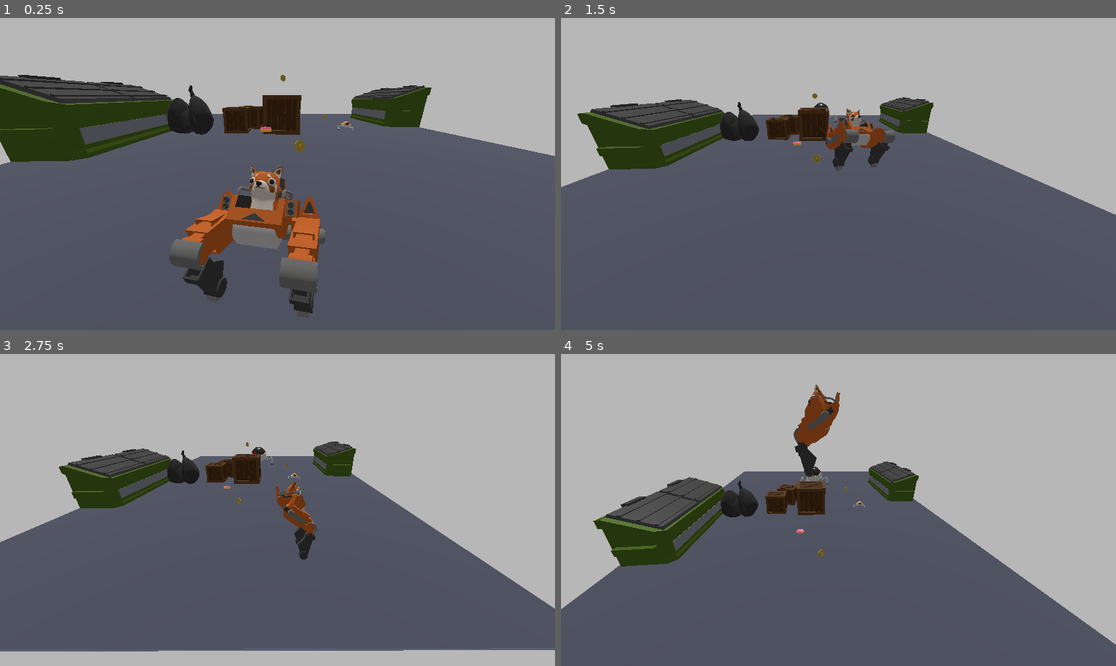
Above: before the commit, frames 1-4 (two rows, left to right).
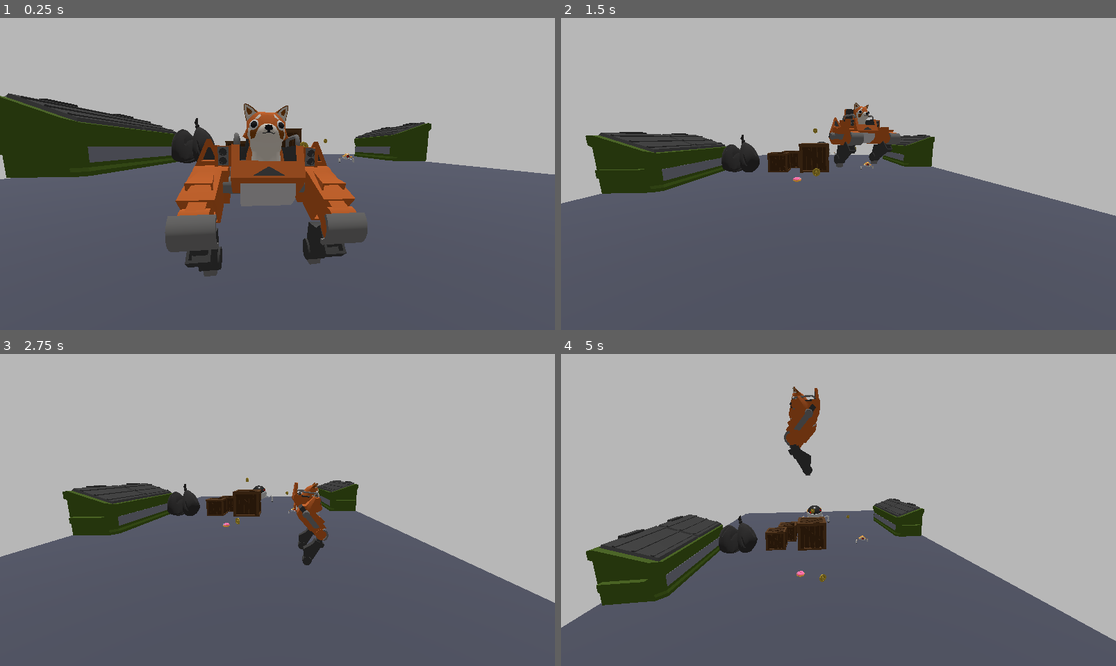
Above: after the commit, the same moments.

Repository: goldimone/Game-Project
Game: Godot game, scene res://scenes/main.tscn
The game is run twice, just before and just after one commit, with the same random seed, the same clock (stepped at 60 frames per second) and the same inputs.
Inputs:
- Up to frame 1 (0.25 s): no input
- Up to frame 2 (1.5 s): hold D (move_right) 0.53-1.28 s; tap Down (camera_down) at 0.6 s; tap Space (jump) at 0.77 s; hold S (move_back) from 1.28 s (still down); tap Left (camera_left) at 1.35 s
- Up to frame 3 (2.75 s): tap Space (jump) at 1.52 s; release S (move_back) at 2.03 s; hold D (move_right) from 2.03 s (still down); tap Right (camera_right) at 2.1 s
- Up to frame 4 (5 s): release D (move_right) at 2.78 s; hold W (move_forward) 2.78-3.53 s; tap Up (camera_up) at 2.85 s; tap Space (jump) at 3.02, 3.77, 4.52 s; hold A (move_left) from 3.53 s (still down); tap Down (camera_down) at 3.6 s; tap Left (camera_left) at 4.35 s

The runs differ from the first frame. In frame 1, 26% of the frame differs, in the area x 0-100%, y 18-97%; in frame 2, 13%; in frame 3, 18%; in frame 4, 16%.

Commit message:
Add files via upload

Diff:
--- a/3d-platformer/scenes/main.tscn
+++ b/3d-platformer/scenes/main.tscn
@@ -17,57 +17,57 @@
 ambient_light_color = Color(0.497827, 0.272715, 0.455016, 1)
 
 [node name="Main" type="Node3D"]
-transform = Transform3D(1, 0, 0, 0, 0.974425, 0.224713, 0, -0.224713, 0.974425, 0, 0, 0)
 
 [node name="WorldEnvironment" type="WorldEnvironment" parent="."]
 environment = SubResource("Environment_djdn4")
 
 [node name="View" type="Node3D" parent="." node_paths=PackedStringArray("target")]
+transform = Transform3D(1, 0, 0, 0, 1, 0, 0, 0, 1, -0.557176, 0.350424, 0)
 script = ExtResource("1_l2m58")
 target = NodePath("../Player")
 
 [node name="Camera3D" type="Camera3D" parent="View"]
-transform = Transform3D(41.7413, 1.86019e-08, -1.39074e-07, -7.76468e-07, 1, 2.5332e-07, 5.80518e-06, -2.5332e-07, 0.999994, -2, -2.08573, 35.9782)
+transform = Transform3D(1, 1.86019e-08, -1.39075e-07, -1.86019e-08, 1, 2.5332e-07, 1.39075e-07, -2.5332e-07, 1, -2, 4.54359, 34.2801)
 
 [node name="Player" parent="." node_paths=PackedStringArray("view") instance=ExtResource("1_3ofs5")]
-transform = Transform3D(-0.999829, -0.002485, -0.01832, -0.00694416, 0.968846, 0.247562, 0.017134, 0.247648, -0.968697, -1.9155, -5.81862, 25.3513)
+transform = Transform3D(-0.990256, 0, 0.139259, 0, 0.999999, 0, -0.13926, 0, -0.990254, -1.9155, 0.199172, 25.3513)
 view = NodePath("../View/Camera3D")
 jump_strength = 15
 
 [node name="World" type="Node3D" parent="."]
 
 [node name="Road" parent="World" instance=ExtResource("2_yu08u")]
-transform = Transform3D(21.747, 0, 0, 0, 1.39024, -7.37408, 0, 0.320962, 31.9406, 0, 0, 0)
+transform = Transform3D(21.747, 0, 0, 0, 1.42681, 0, 0, 0, 32.7808, 0, 0, 0)
 
 [node name="Dumpster" parent="World" instance=ExtResource("3_vxiga")]
-transform = Transform3D(0.134741, 0.0654418, -4.21319, -1.51702, 2.89499, 0.0727113, 6.75025, 0.649301, 0.100441, 17.4108, 2.88025, -9.96941)
+transform = Transform3D(0.0460147, 0, -4.21492, 0, 2.96763, 0, 6.91977, 0, 0.0280282, 18.3691, 0.423542, -9.96941)
 
 [node name="Dumpster2" parent="World" instance=ExtResource("3_vxiga")]
-transform = Transform3D(0.0881964, -0.0659827, 4.21363, 1.5925, 2.88744, 0.0788465, -6.7336, 0.682018, 0.0738367, -18.4905, -1.05491, 6.74164)
+transform = Transform3D(-0.113161, 0, 4.21445, 0, 2.96763, 0, -6.91899, 0, -0.0689279, -18.4905, 0.423542, 6.74164)
 
 [node name="Crate3" parent="World" instance=ExtResource("4_3684u")]
-transform = Transform3D(19.578, 0.0936106, -3.55508, -0.902011, 19.3717, -4.45731, 3.44003, 4.54671, 19.064, -5.49036, 1.19565, -3.99926)
+transform = Transform3D(20.0335, 0, 0, 0, 20.0335, 0, 0, 0, 20.0334, -5.49036, 0.066822, -3.99926)
 
 [node name="Crate2" parent="World" instance=ExtResource("4_3684u")]
-transform = Transform3D(29.9996, 0.159696, -0.000476628, -0.155613, 29.2121, -6.82861, -0.035886, 6.82852, 29.2125, -0.956465, 0.259578, 0.0598615)
+transform = Transform3D(30, 0, 0, 0, 30, 0, 0, 0, 30, -0.956465, 0.0112861, 0.0598615)
 
 [node name="Crate" parent="World" instance=ExtResource("4_3684u")]
-transform = Transform3D(19.9997, 0.106464, -0.000317813, -0.103742, 19.4747, -4.55241, -0.023924, 4.55235, 19.475, -7, 0.259578, 0.0598615)
+transform = Transform3D(20, 0, 0, 0, 20, 0, 0, 0, 20, -7, 0.0662634, 0.0598615)
 
 [node name="BIGEnemy_bot_1" parent="World" instance=ExtResource("5_dkvkn")]
-transform = Transform3D(5.17918, 0, 0, 0, 5.02601, -1.25024, 0, 1.25024, 5.02601, 0, 4.15291, -16.5468)
+transform = Transform3D(5.17918, 0, 0, 0, 5.17918, 0, 0, 0, 5.17918, 0, 0.266127, -16.5468)
 
 [node name="SMenemy_bot_2" parent="World" instance=ExtResource("6_x2o4b")]
-transform = Transform3D(1.95403, 0, 0, 0, 1.95403, 8.9407e-08, 0, -8.9407e-08, 1.95403, 8.14834, 0.268896, 0.112617)
+transform = Transform3D(1.95403, 0, 0, 0, 1.95403, 8.9407e-08, 0, -8.9407e-08, 1.95403, 8.14834, 0.183641, 0.112617)
 
 [node name="Donut" parent="World" instance=ExtResource("7_61nce")]
-transform = Transform3D(0.1, 0, 0, 0, 0.1, 3.65157e-09, 0, -3.65157e-09, 0.1, -2.47933, -0.867592, 11.4869)
+transform = Transform3D(0.1, 0, 0, 0, 0.1, 3.65157e-09, 0, -3.65157e-09, 0.1, -2.47933, 0.438586, 11.4869)
 
 [node name="TrashBag_2" parent="World" instance=ExtResource("8_lck43")]
-transform = Transform3D(6.39453, 0, 0, 0, 11.0725, -1.59058, 0, 2.47074, 7.12811, -12.5866, -0.173511, 1.72192)
+transform = Transform3D(6.39453, 0, 0, 0, 11.3448, 0, 0, 0, 7.30342, -12.5866, 0.269092, 1.72192)
 
 [node name="Coin" parent="World" instance=ExtResource("9_3733b")]
-transform = Transform3D(1.01987, 0, 0, 0, 1.01987, 4.47035e-08, 0, -4.47035e-08, 1.01987, 0, -2.07833, 15.7514)
+transform = Transform3D(1.01987, 0, 0, 0, 1.01987, 4.47035e-08, 0, -4.47035e-08, 1.01987, 0, 2.20552, 15.7514)
 
 [node name="Coin3" parent="World" instance=ExtResource("9_3733b")]
 transform = Transform3D(1, 0, 0, 0, 0.999999, 1.93715e-07, 0, -1.93715e-07, 0.999999, -0.751675, 6.65461, 1.63618)
--- a/3d-platformer/scenes/view.gd
+++ b/3d-platformer/scenes/view.gd
@@ -19,7 +19,6 @@
 func _ready():
 	camera_rotation = rotation_degrees # Initial rotation
 
-	pass
 
 
 # Called every frame. 'delta' is the elapsed time since the previous frame.
